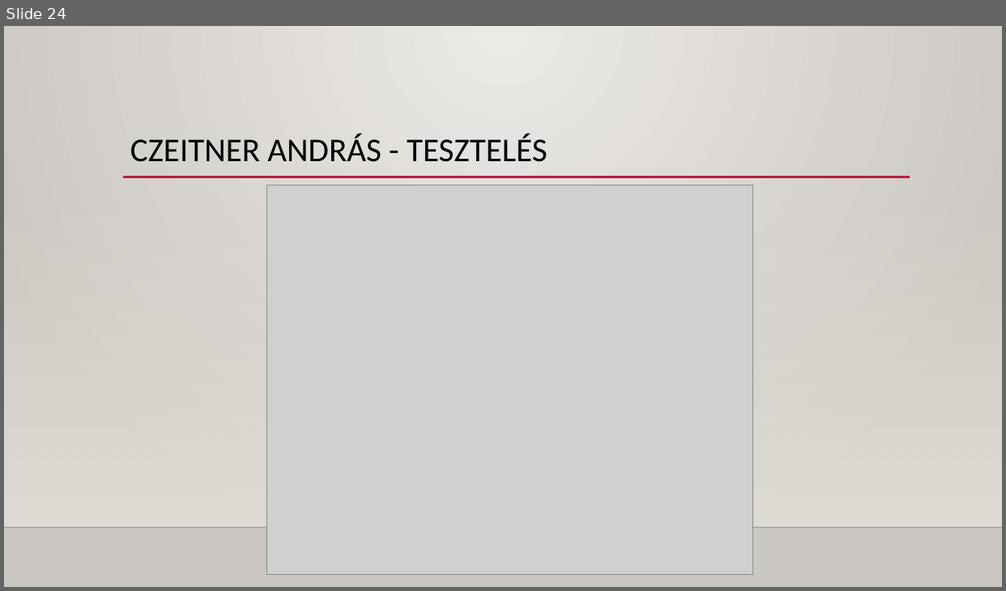
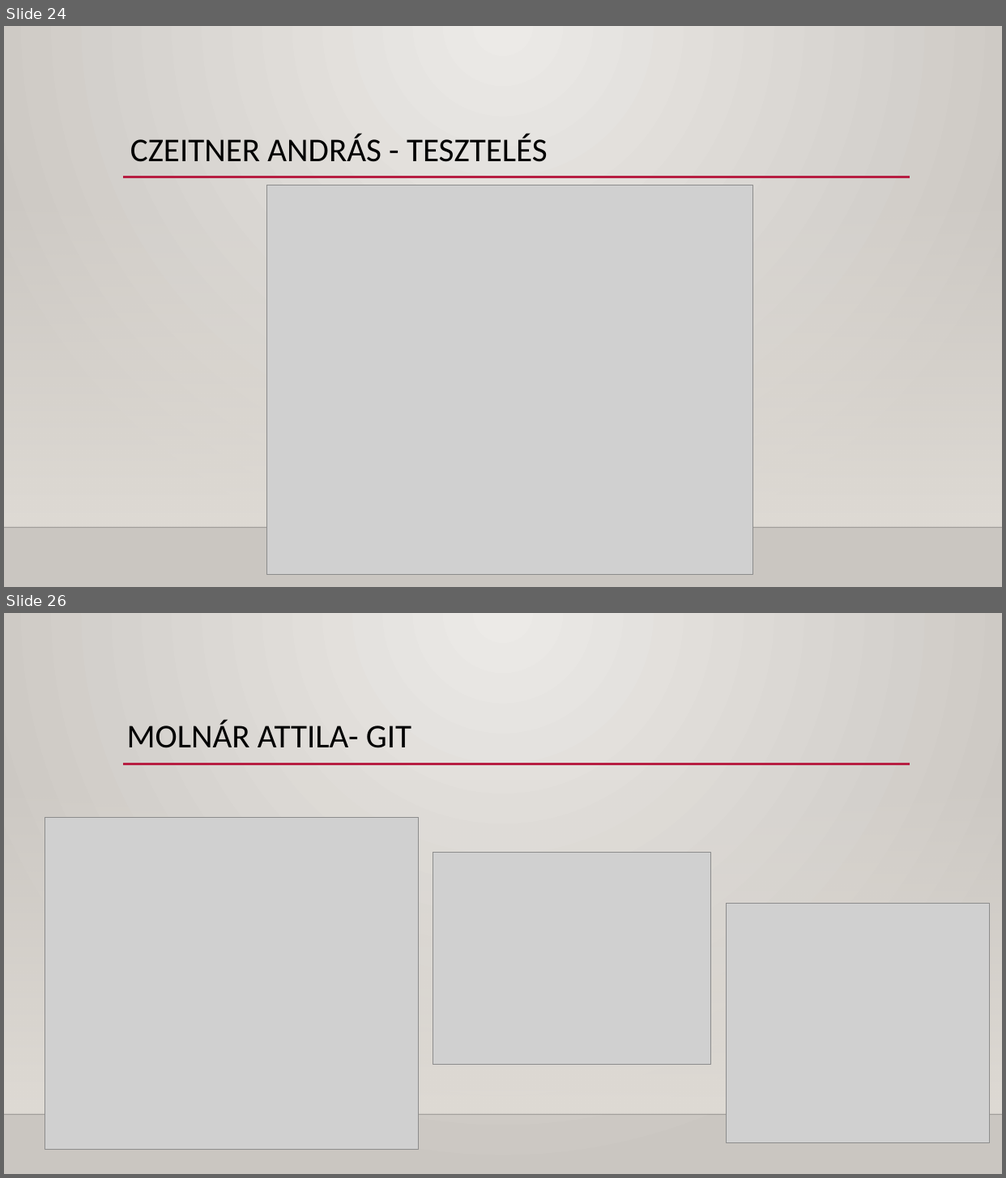
Before and after one commit to Dlevy004/kanban-webapp, a slide deck: Kanban webapp - Buborék együttes.pptx. Shown one above the other, each under a label of ours: slide 24 before the commit, slides 24 and 26 after it; the slides between them are not shown. The pictures are 1006x591 and 1006x1178 pixels, drawn with LibreOffice and Linux fonts; fonts in the diff are those of the drawing; grey boxes stand for pictures; background and template pictures are left out. Boxes give left, top, right and bottom in pixels: in the first picture for what was removed or moved away, otherwise in the second. Text is boxed around its words. In the diff, an @@ line names an element or a change of style, - is before the commit and + after.

```diff
--- a/Kanban webapp - Buborék együttes.pptx
+++ b/Kanban webapp - Buborék együttes.pptx
@@ slide 26 added at (x1=4, y1=613, x2=1002, y2=1174), background gradient #ECEAE7 to #CAC7C1; not listed: 3 template elements that a slide beside it also shows @@
@@ title added at (x1=127, y1=721, x2=411, y2=748), 32 pt, text #000000 @@
+MOLNÁR ATTILA- GIT
@@ picture added at (x1=45, y1=817, x2=418, y2=1150) @@
@@ picture added at (x1=433, y1=853, x2=711, y2=1064) @@
@@ picture added at (x1=726, y1=903, x2=990, y2=1143) @@
```
Also in this commit, not shown: 4 other slides added.
